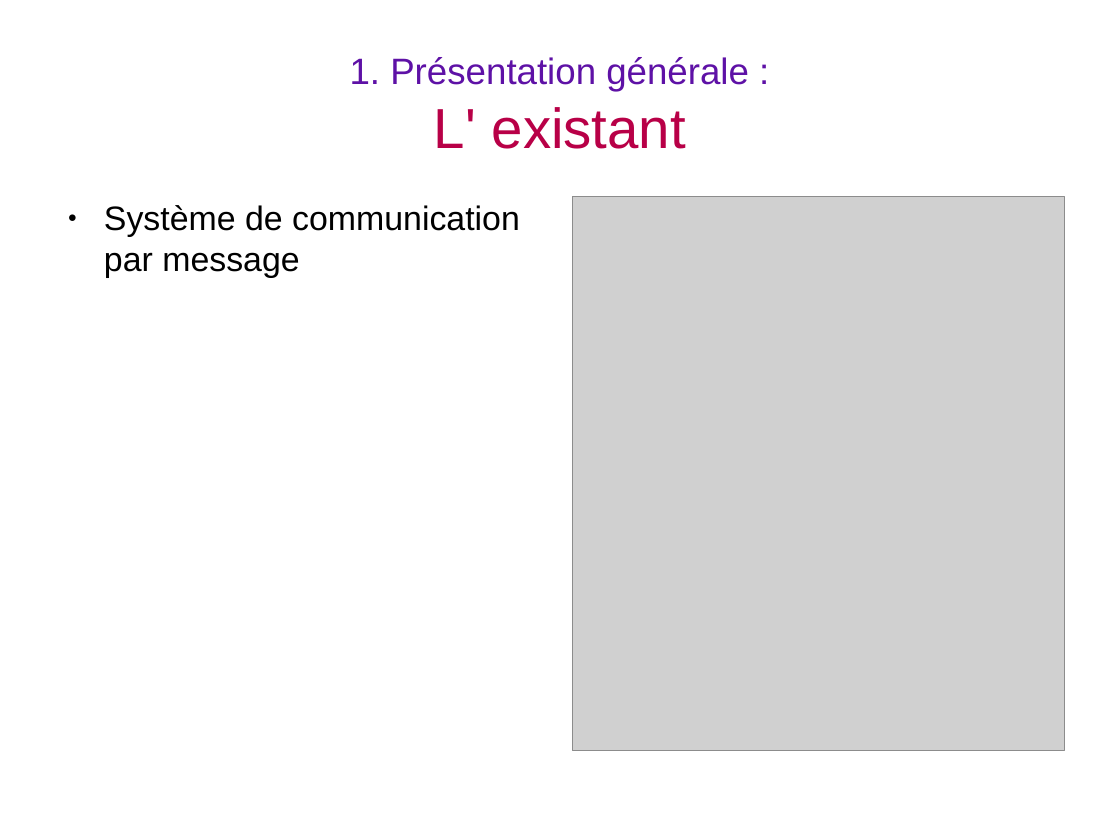
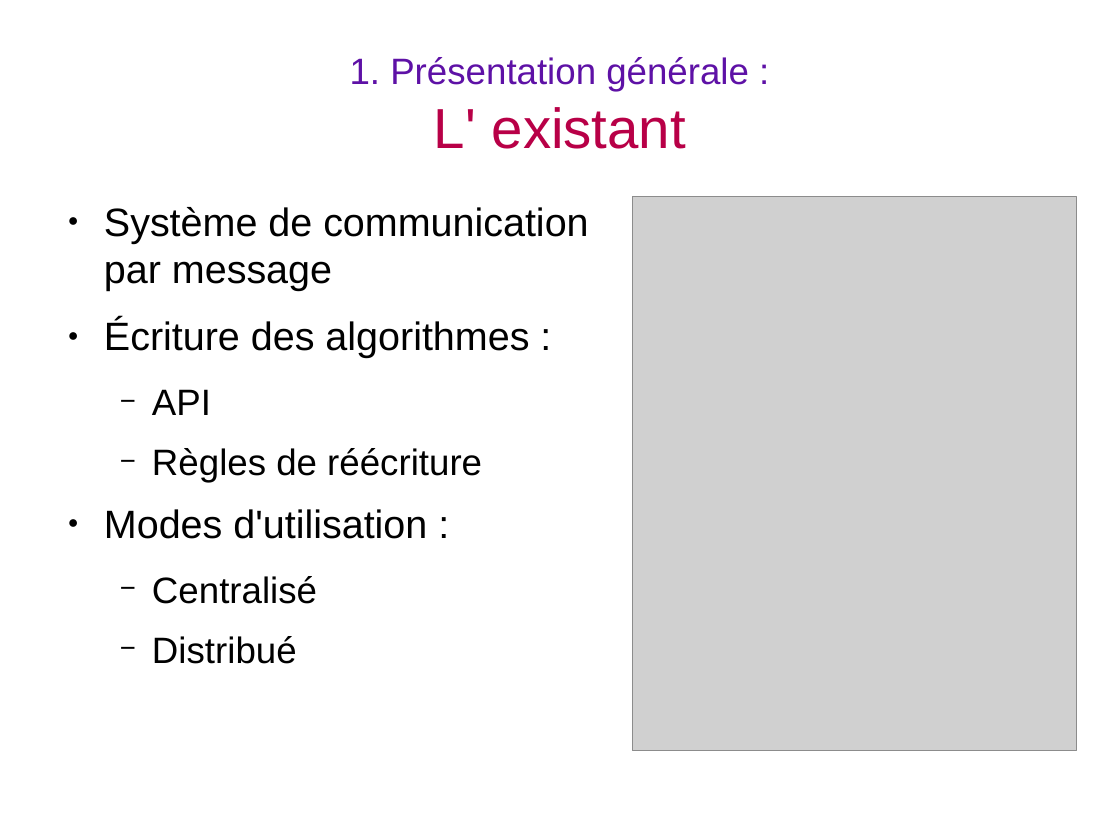
Before and after one commit to BackupTheBerlios/visidia-svn, a slide deck: slide 6 of trunk/doc/soutenance/soutenance.odp. Drawn at 1120x840 pixels with LibreOffice and Linux fonts; fonts in the diff are those of the drawing; grey boxes stand for pictures. Boxes give left, top, right and bottom in pixels: in the first picture for what was removed or moved away, otherwise in the second. Text is boxed around its words. In the diff, an @@ line names an element or a change of style, - is before the commit and + after.

```diff
--- a/trunk/doc/soutenance/soutenance.odp
+++ b/trunk/doc/soutenance/soutenance.odp
@@ text at (104,207,588,291): size 24 to 28 pt in "Système de communication par message" @@
@@ picture: place and size @@
-picture at (572,196,1064,751)
+picture at (632,196,1076,751)
@@ text at (104,319,529,664): paragraphs added @@
+● Écriture des algorithmes :
+  − API
+  − Règles de réécriture
+● Modes d'utilisation :
+  − Centralisé
+  − Distribué
```
Also in this commit, not shown: 4 other slides changed, 1 slide added, 1 slide removed.
